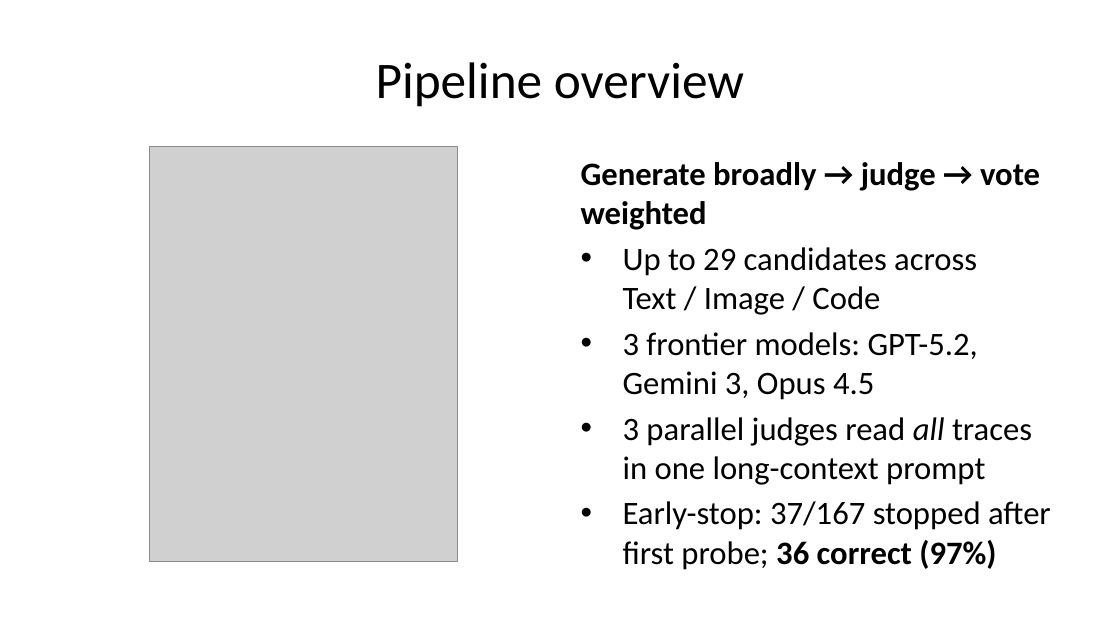
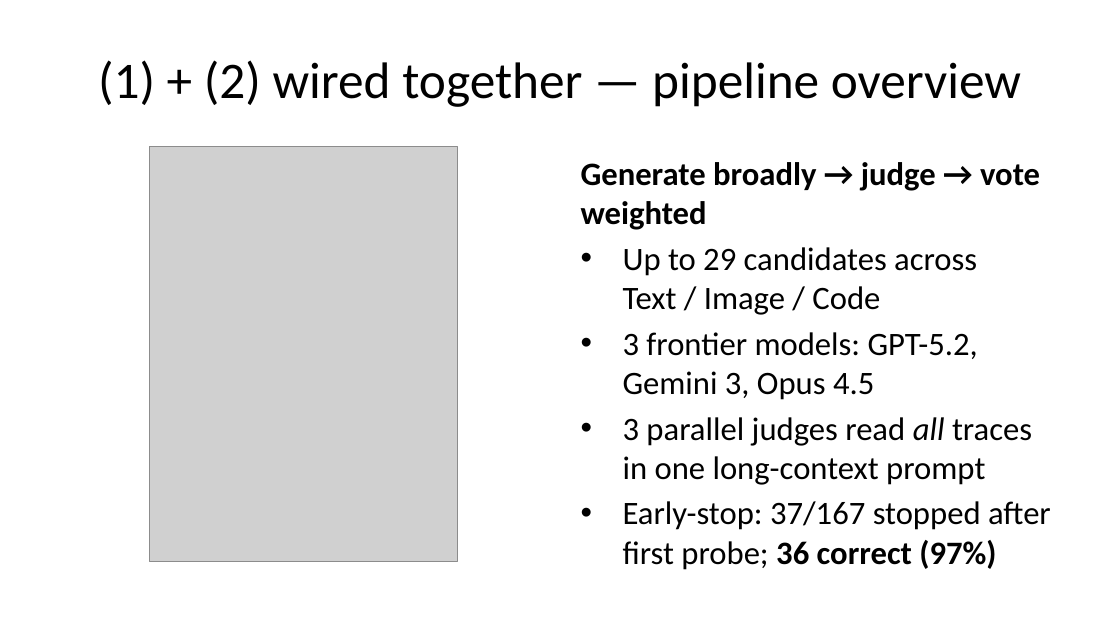
Before and after one commit to beetree/ARC-AGI, a slide deck: slide 9 of presentation/slides.pptx (slide 7 before the commit). Drawn at 1120x630 pixels with LibreOffice and Linux fonts; fonts in the diff are those of the drawing; grey boxes stand for pictures. Boxes give left, top, right and bottom in pixels: in the first picture for what was removed or moved away, otherwise in the second. Text is boxed around its words. In the diff, an @@ line names an element or a change of style, - is before the commit and + after.

```diff
--- a/presentation/slides.pptx
+++ b/presentation/slides.pptx
@@ title at (98,60,1021,107): text changed @@
-Pipeline overview
+(1) + (2) wired together — pipeline overview
```
Also in this commit, not shown: 11 other slides changed, 4 slides added, 9 other files.
